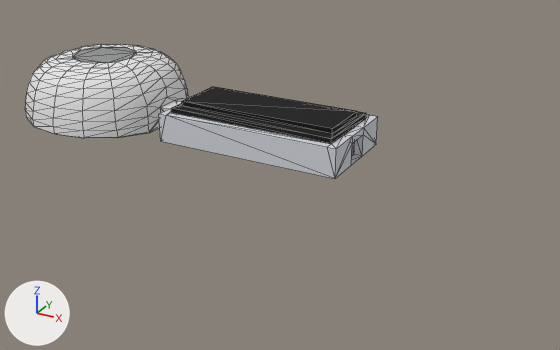
The glTF model static/models/room.glb as it was, and as the next commit left it.
Before and after are seen from a camera (50 mm lens) standing at (42.3, -65.2, 29.3) and looking at (2.4, 7.4, -7.0). The lights are fixed; the arrows at lower left show +X, +Y and +Z. Mesh edges are drawn as thin lines. Where no turn or scale is listed for an object, it has been applied to the vertices. Vertices at the same position are counted once.

The first picture shows 'Dome', 'Lobby'.
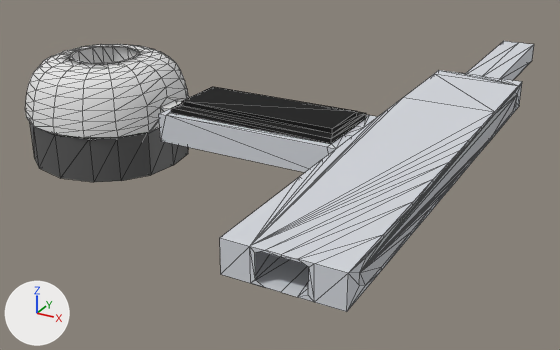
What differs and where, as boxes (x1, y1, x2, y2) in the pictures (560 x 350 px):
'Connector', added
    after: (220, 41, 534, 312)
    faces in mat_wallmaterial (light grey #d5d8de): (220, 41, 534, 312)
    faces in mat_glassmaterial (white #eef5ff): (359, 93, 517, 286)
'Lobby', reshaped
    before: (159, 87, 378, 179)
    after: (159, 87, 377, 172)
'Launcher', added
    after: (30, 123, 189, 182)
part 1 of me_plane_001, built on
    both: (56, 44, 152, 68)
part 2 of me_floorplane, built on
    before: (351, 155, 362, 165)

Patch to the scene script:
```diff
--- a/static/models/room.glb.py
+++ b/static/models/room.glb.py
@@ mat_glassmaterial @@
+mat_glassmaterial = principled_material('GlassMaterial')
+mat_glassmaterial.base_color = (0.857, 0.91, 1.0)  # white #eef5ff
+mat_glassmaterial.roughness = 0.2
+mat_glassmaterial.alpha = 0.8
+mat_glassmaterial.transmission_weight = 0.5
@@ mat_launchermaterial @@
+mat_launchermaterial = principled_material('LauncherMaterial')
+mat_launchermaterial.base_color = (0.1, 0.1, 0.1)  # dark grey #595959
@@ mat_launchermaterial2 @@
+mat_launchermaterial2 = principled_material('LauncherMaterial2')
+mat_launchermaterial2.base_color = (0.1, 0.1, 0.1)  # dark grey #595959
@@ me_plane_001 @@
 # used by ob_dome; location = (0.0, 0.0, 0.0)
-me_plane_001.from_pydata(...)  # 225 vertices, 441 faces; spans x -25.0..-5.0, y -9.0..9.0, z 0.0..6.7
+me_plane_001.from_pydata(...)  # 318 vertices, 627 faces; spans x -25.0..-5.0, y -9.0..9.0, z 0.0..6.7
+# me_plane_001 part 1
+# 4 vertices are removed from x -19.3..-16.0, y -3.3..3.3, z 0.0
+# 70 faces are deleted
+# 56 vertices are added at x -19.9..-12.1, y -3.9..3.9, z 0.0..6.6
+# 21 new vertices lie (0.0, 0.0, 2.2) away from vertices in x -19.9..-12.1, y -3.9..3.9, z 0.0..4.5
+# 12 new vertices lie (0.0, 0.0, 2.2) away from vertices in x -19.4..-12.5, y -3.5..3.5, z 2.2
+# 8 new vertices lie (0.0, 0.0, 2.3) away from vertices in x -19.4..-12.5, y -3.5..3.5, z 4.4
+# 256 new faces join them
 me_plane_001.materials.append(mat_domematerial)
-me_plane_001.materials.append(mat_domecapmaterial)  # light grey #b8bdc5
@@ me_floorplane @@
 me_floorplane.from_pydata(...)  # 56 vertices, 114 faces; spans x -5.0..15.0, y -5.0..5.0, z 0.0..4.0
 # used by ob_lobby; location = (0.0, 0.0, 0.0)
 # verts and faces of me_floorplane; kept vertices keep their numbers, new ones are numbered from 56
 # before: 6 (15.0, -1.4, 0.0) at pixel (351, 165), 7 (15.0, 1.4, 0.0) at pixel (362, 156), 9 (14.1, -1.4, 0.0), 10 (14.1, 1.4, 0.0) at pixel (353, 154)
+# me_floorplane part 2
+delete_faces([(6, 7, 9), (7, 10, 9)])
+verts[56] = (15.0, 0.0, 0.0)
+verts[57] = (14.1, 0.0, 0.0)
+faces += [(6, 57, 9), (7, 10, 56), (6, 56, 57), (10, 57, 56)]  # mat_wallmaterial (light grey #d5d8de)
 me_floorplane.materials.append(mat_wallmaterial)
@@ me_plane_002 @@
+me_plane_002.from_pydata(...)  # 131 vertices, 239 faces; spans x 15.0..25.0, y -24.5..44.5, z 0.0..3.0
+# faces by material slot: [217, 22]
+me_plane_002.materials.append(mat_wallmaterial)  # light grey #d5d8de
+me_plane_002.materials.append(mat_glassmaterial)  # white #eef5ff
@@ me_launchermesh @@
+me_launchermesh.from_pydata(...)  # 64 vertices, 110 faces; spans x -24.9..-7.3, y -8.9..8.9, z -5.0..0.0
+me_launchermesh.materials.append(mat_launchermaterial)  # dark grey #595959
@@ me_rodmesh @@
+me_rodmesh.from_pydata(...)  # 32 vertices, 60 faces; spans x -18.91..-13.29, y -2.94..2.94, z -4.96..-0.36
+me_rodmesh.materials.append(mat_launchermaterial2)  # dark grey #595959
@@ ob_connector @@
+ob_connector = bpy.data.objects.new('Connector', me_plane_002)
+ob_connector.location = (0.0, 0.0, 0.0)
@@ ob_launcher @@
+ob_launcher = bpy.data.objects.new('Launcher', me_launchermesh)
+ob_launcher.location = (0.0, 0.0, 0.0)
@@ ob_launcherrod @@
+ob_launcherrod = bpy.data.objects.new('LauncherRod', me_rodmesh)
+ob_launcherrod.location = (0.0, 0.0, 0.0)
```
